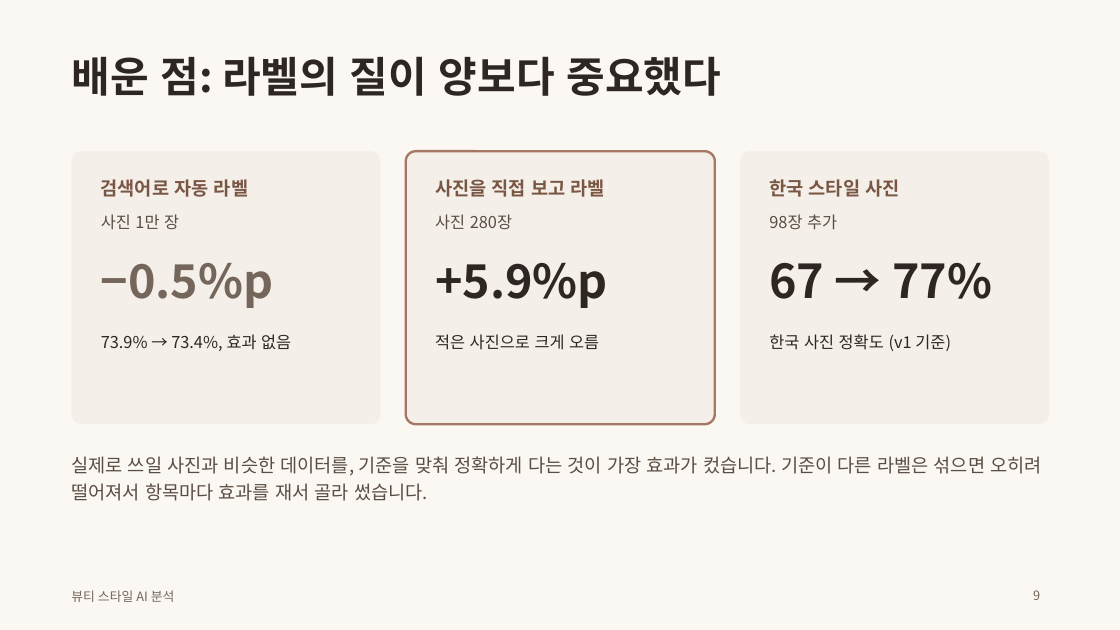
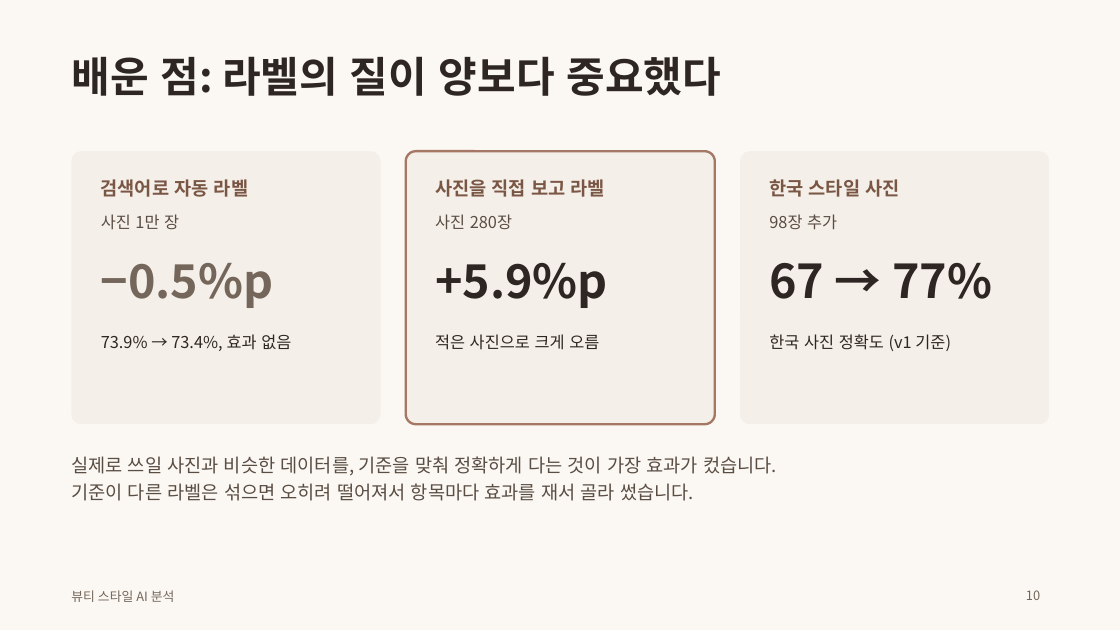
Before and after one commit to rudals906377/AI, a slide deck: slide 10 of docs/presentation.pptx (slide 9 before the commit). Drawn at 1120x630 pixels with LibreOffice and Linux fonts; fonts in the diff are those of the drawing. Boxes give left, top, right and bottom in pixels: in the first picture for what was removed or moved away, otherwise in the second. Text is boxed around its words. In the diff, an @@ line names an element or a change of style, - is before the commit and + after.

```diff
--- a/docs/presentation.pptx
+++ b/docs/presentation.pptx
@@ text at (x1=71, y1=456, x2=777, y2=501): text changed @@
-실제로 쓰일 사진과 비슷한 데이터를, 기준을 맞춰 정확하게 다는 것이 가장 효과가 컸습니다. 기준이 다른 라벨은 섞으면 오히려 떨어져서 항목마다 효과를 재서 골라 썼습니다.
+실제로 쓰일 사진과 비슷한 데이터를, 기준을 맞춰 정확하게 다는 것이 가장 효과가 컸습니다.
+기준이 다른 라벨은 섞으면 오히려 떨어져서 항목마다 효과를 재서 골라 썼습니다.
@@ page number at (x1=1026, y1=590, x2=1040, y2=600): text changed @@
-9
+10
```
Also in this commit, not shown: 6 other slides changed, 1 slide added, 4 other files.
